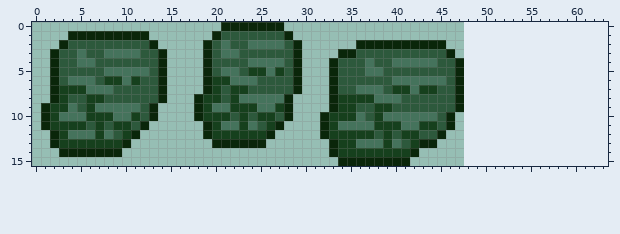
Pixel-art sprite -- assets/sprites/uranium.png. This is how it looked before the edit.
The file is 48x16 pixels. The old version is drawn lined up with the new one, on the new canvas.
The same view after the edit:
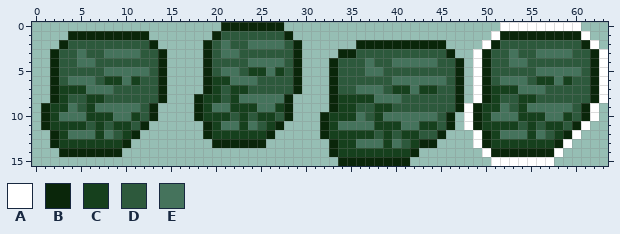
Palette (. is transparent): A #ffffff  B #0a260a  C #16401d  D #2d593c  E #45735c
What changed:
canvas 48x16 -> 64x16
@@ x 46..63 @@
- 0 ..................
- 1 ..................
- 2 ..................
- 3 B.................
- 4 DB................
- 5 DB................
- 6 DB................
- 7 DB................
- 8 DB................
- 9 DB................
-10 B.................
-11 B.................
-12 ..................
-13 ..................
-14 ..................
-15 ..................
+ 0 ......AAAAAAAAA...
+ 1 .....ABBBBBBBBBA..
+ 2 ....ABDDDDDDDDDBA.
+ 3 B..ABDDEDDEEEEDDBA
+ 4 DB.ABDDEEDDDDDDDBA
+ 5 DB.ABDDDDDEEEEEDBA
+ 6 DB.ABDEEEDCCECDDBA
+ 7 DB.ABCCCEEEDDDDDBA
+ 8 DB.ABCDDCCDDDDDDBA
+ 9 DBABCCEDCEEEEEDBA.
+10 B.ABCEEECCCEECDBA.
+11 B.ABCCCCDCDCCDBA..
+12 ...ABCEEECEDCBA...
+13 ...ABCCCCCCCBA....
+14 ....ABBBBBBBA.....
+15 .....AAAAAAA......
Changed places in both pictures, as pixel boxes (x1, y1, x2, y2):
added: (464, 22, 608, 166)
